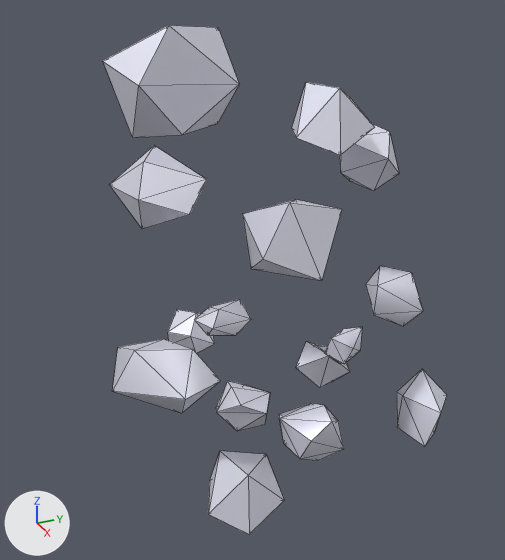
The glTF model static/models/asteroids-mobile.glb, before and after one commit.
Rendered twice from a 50 mm lens placed at (946.0, -446.0, 476.0), pointed at (-48.0, 1.0, -21.0). The axes (+X, +Y, +Z) are drawn at lower left. The lights are the same throughout. Mesh edges are drawn as thin lines. Where no turn or scale is listed for an object, it has been applied to the vertices. Vertices at the same position are counted once.
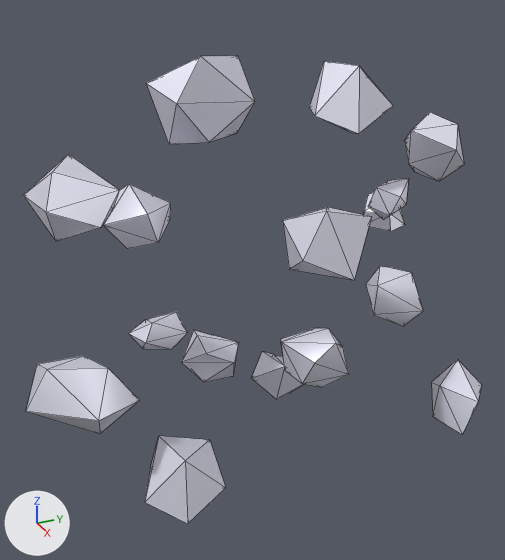
The change, as JSON lines over the scene's bpy script:
```json
{"block": "me_mesh_1", "where": "me_mesh_1.from_pydata(...)  # 10 vertices, 16 faces; spans x -70.0..64.0, y -102.0..96.0, z -89.0..88.0"}
{"block": "me_mesh_1", "where": "# used by ob_sphère_6_2; location = (-166.0, -87.0, 300.0)"}
{"block": "me_mesh_1", "change": "me_mesh_1 part 1: the whole mesh is scaled about the mesh origin by 0.819"}
{"block": "me_mesh_15", "where": "me_mesh_15.from_pydata(...)  # 8 vertices, 12 faces; spans x -74.0..72.9, y -68.9..64.8, z -71.0..68.5"}
{"block": "me_mesh_15", "where": "# used by ob_sphère_2_3; location = (74.0, 11.0, 100.0)"}
{"block": "me_mesh_15", "change": "me_mesh_15 part 2: the whole mesh is scaled about the mesh origin by 0.913"}
{"op": "set", "path": "ob_sphere_22_2.location", "old": "(122.0, 29.0, -229.0)", "new": "(122.0, 29.0, -86.0)"}
{"op": "set", "path": "ob_sphère_6_2.location", "old": "(-166.0, -87.0, 300.0)", "new": "(-160.0, -40.0, 269.0)"}
{"op": "set", "path": "ob_sphère_5_2.location", "old": "(-50.0, 140.0, 234.0)", "new": "(-50.0, 173.0, 266.0)"}
{"op": "set", "path": "ob_sphere_18_2.location", "old": "(-141.0, 204.0, -287.0)", "new": "(-141.0, 104.0, -287.0)"}
{"op": "set", "path": "ob_sphere_17_2.location", "old": "(-66.0, -11.0, -286.0)", "new": "(-66.0, -74.0, -163.0)"}
{"op": "set", "path": "ob_sphere_16_2.location", "old": "(127.0, 249.0, -245.0)", "new": "(127.0, 328.0, -245.0)"}
{"op": "set", "path": "ob_sphere_14_2.location", "old": "(3.0, -186.0, -131.0)", "new": "(3.0, -319.0, -131.0)"}
{"op": "set", "path": "ob_sphere_11_2.location", "old": "(-110.0, 254.0, 152.0)", "new": "(-110.0, 402.0, 152.0)"}
{"op": "set", "path": "ob_sphere_8_2.location", "old": "(-161.0, 143.0, -10.0)", "new": "(-161.0, -160.0, 80.0)"}
{"op": "set", "path": "ob_sphere_6_2.location", "old": "(-7.0, -169.0, 174.0)", "new": "(-7.0, -294.0, 174.0)"}
{"op": "set", "path": "ob_sphere_5_2.location", "old": "(0.0, 164.0, -163.0)", "new": "(0.0, 236.0, 108.0)"}
{"op": "set", "path": "ob_sphere_4_2.location", "old": "(74.0, -101.0, -13.0)", "new": "(74.0, -201.0, -13.0)"}
{"op": "set", "path": "ob_sphère_2_2.location", "old": "(82.0, -75.0, -345.0)", "new": "(82.0, -180.0, -281.0)"}
{"op": "set", "path": "ob_sphère_1_2.location", "old": "(-235.0, -49.0, -201.0)", "new": "(-235.0, 391.0, -13.0)"}
{"op": "set", "path": "ob_sphère_2_3.location", "old": "(74.0, 11.0, 100.0)", "new": "(74.0, 71.0, 84.0)"}
```

Where the change shows, as pixel boxes (x1, y1, x2, y2) in the pictures (505 x 560 px):
```json
{"object": "Sphère_6_2", "change": "mesh rescaled, moved", "before": [103, 25, 239, 138], "after": [146, 56, 255, 144], "on screen": "20% narrower, 22% shorter"}
{"object": "Sphere_14_2", "change": "moved", "before": [112, 339, 221, 413], "after": [26, 356, 139, 434]}
{"object": "Sphere_6_2", "change": "moved", "before": [110, 146, 207, 229], "after": [23, 154, 120, 242]}
{"object": "Sphère_2_2", "change": "moved", "before": [208, 451, 284, 534], "after": [145, 436, 226, 524]}
{"object": "Sphère_2_3", "change": "mesh rescaled, moved", "before": [243, 199, 342, 281], "after": [283, 207, 371, 280], "on screen": "11% narrower, 11% shorter"}
{"object": "Sphère_5_2", "change": "moved", "before": [292, 82, 375, 155], "after": [309, 61, 393, 133]}
{"object": "Sphere_22_2", "change": "moved", "before": [279, 403, 344, 460], "after": [281, 328, 349, 387]}
{"object": "Sphere_11_2", "change": "moved", "before": [339, 124, 399, 190], "after": [404, 112, 464, 181]}
{"object": "Sphere_16_2", "change": "moved", "before": [397, 369, 447, 446], "after": [431, 359, 482, 434]}
{"object": "Sphere_17_2", "change": "moved", "before": [216, 381, 270, 431], "after": [182, 330, 239, 382]}
{"object": "Sphere_8_2", "change": "moved", "after": [104, 184, 171, 249], "on screen": "not visible before"}
{"object": "Sphere_4_2", "change": "moved", "before": [194, 299, 251, 335], "after": [129, 312, 187, 349]}
{"object": "Sphere_18_2", "change": "moved", "before": [296, 342, 350, 388], "after": [252, 352, 304, 399]}
{"object": "Sphere_5_2", "change": "moved", "before": [324, 327, 362, 364], "after": [368, 178, 409, 220]}
{"object": "Sphère_1_2", "change": "moved", "before": [168, 310, 215, 353], "after": [364, 193, 405, 231]}
```
